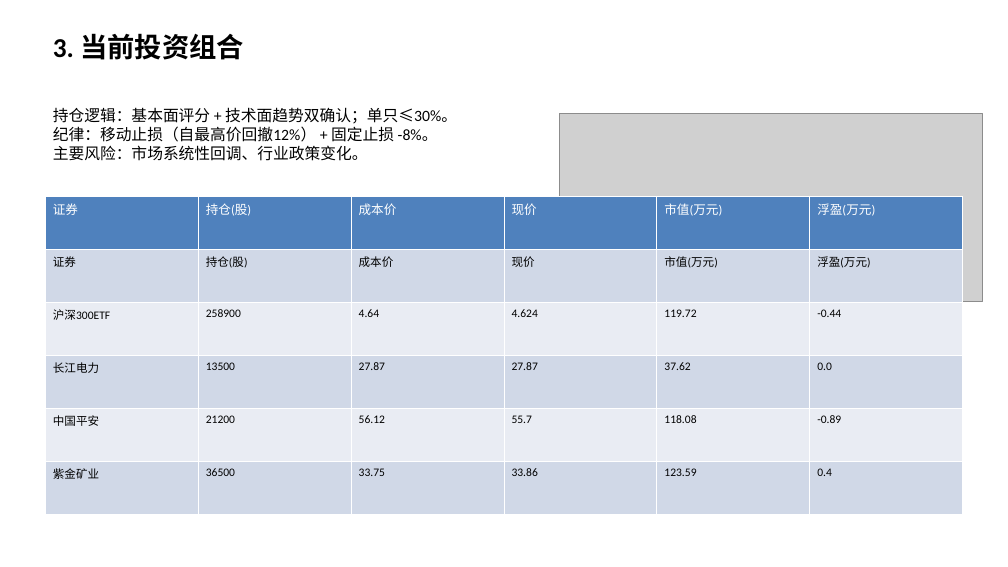
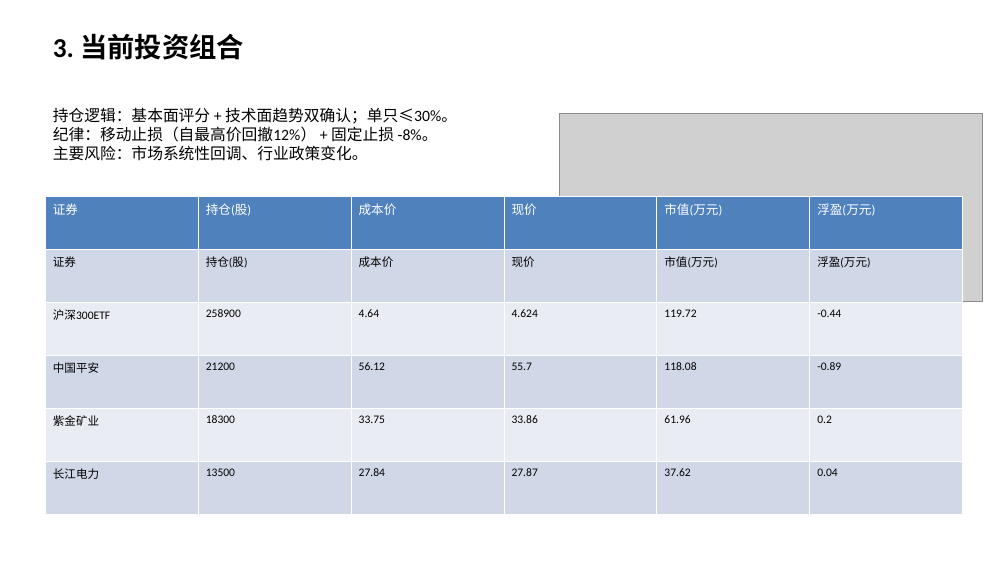
Before and after one commit to Albertdev12/pbl-workflow, a slide deck: slide 4 of outputs/12_中期路演.pptx. Drawn at 1008x567 pixels with LibreOffice and Linux fonts; fonts in the diff are those of the drawing; grey boxes stand for pictures. Boxes give left, top, right and bottom in pixels: in the first picture for what was removed or moved away, otherwise in the second. Text is boxed around its words. In the diff, an @@ line names an element or a change of style, - is before the commit and + after.

Commit message:
登记: 09-09 人工成交（买入长江电力 + 卖出紫金矿业部分止盈）
- 买入 长江电力(600900) 13,500 股 @ 27.839（回填 D2026090801 实际成交价并确认）
- 卖出 紫金矿业(601899) 18,200 股 @ 33.860（部分止盈，实现盈利 +2,002 元，剩余 18,300 股）
- 新增人工主动决策记录 D20260909M01（含基本面/技术面/市场/风险四要素 + 规则引擎 GREEN 校验），
  存于 data/manual_decisions.jsonl，read_decisions() 自动合并，不会被自动流程覆盖
- 修复：当日幂等判断改为只看策略自动决策（否则有人工决策时会跳过当晚自动决策）
- 仪表盘待办过滤已确认决策；回填表单支持人工决策编号（D…M01）
- 登记后：现金 161.73 万（32.4%），持仓 4 只，验收 100%（18/18）

```diff
--- a/outputs/12_中期路演.pptx
+++ b/outputs/12_中期路演.pptx
@@ table at (45,197,962,514) @@
-row 4: 长江电力 | 13500 | 27.87 | 27.87 | 37.62 | 0.0
-row 6: 紫金矿业 | 36500 | 33.75 | 33.86 | 123.59 | 0.4
+row 5: 紫金矿业 | 18300 | 33.75 | 33.86 | 61.96 | 0.2
+row 6: 长江电力 | 13500 | 27.84 | 27.87 | 37.62 | 0.04
```
Also in this commit, not shown: 1 other slide changed, 56 other files.
